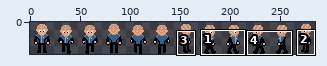
A sprite sheet gets an edit: Orville/Assets/AllCharacters/Characters/Bortus.png. The first picture is a wide view before the edit; the outline marks the close-up.
Close-up. Earlier state:
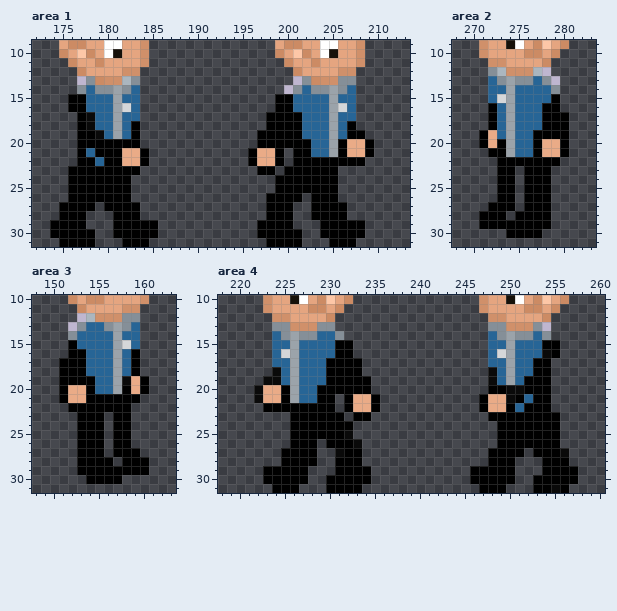
The file is 288x32 pixels. Colours within 5 levels of each other are drawn and written as one. Shown: area 1: x 172..213, y 9..31; area 2: x 268..283, y 9..31; area 3: x 148..163, y 10..31; area 4: x 218..260, y 10..31. The wide view leaves out empty margins. The commit also changed other parts of the picture, which this record leaves out.
New version:
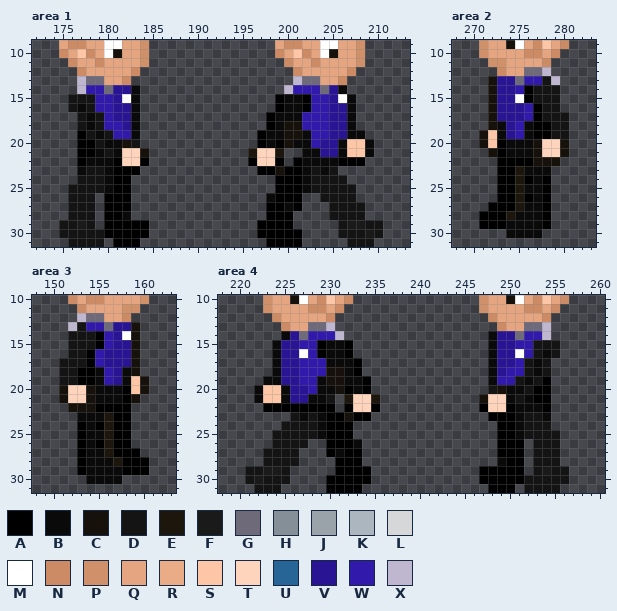
Palette (. is transparent): A #000000  B #0a0a0a  C #16110a  D #141414  E #1c160d  F #1a1a1a  G #6f6a79  H #858f98  J #9ba3aa  K #abb6bf  L #d5d7d9  M #ffffff  N #cc8b64  P #d0906a  Q #e5a580  R #eaab87  S #fdc7a7  T #fed5bc  U #276596  V #291594  W #3019ab  X #bfb6d0
The exact change:
Changed rows in their new state; - is an unchanged pixel.
Area 1:
first column x 174:
12 --------QN----------------------QN---
13 ----GGQQN.------------------GGQQN.---
14 ---XWWGVVB-----------------WWWGVB.---
15 --DDDWWVMB----------------BBAWWVMB---
16 --DBDWWVVB----------------BBAWWVVB---
17 ---D-DWVVB---------------BBBWWWVVB---
18 ---D-DWWVB---------------BCCWWWVVB---
19 ----D-DWWB--------------BBCCBWWVVBB--
20 -----DBBCD--------------B-CBBWVVBSSB-
21 ----ABDBTTC-----------ETTE-.BBVVBSSB-
22 ----BBB-TT-------------TT---BBBB-----
23 --.BDDB------------------C--BDBD-----
24 --.DDDB---------------------BDDDD----
25 --DDDDB---------------------BDDDDD---
26 --DDD.------------------B----.DDDD---
27 -.DDD----.----------------BA-..DDDD--
28 -.DDD-A-B.-------------------..DDDD--
29 .DDFD-A----.------------------..DFFDD
30 .DDDDDA----.------------------..DDDFD
31 -.DDDD-A--.--------------------..DDD-
Area 2:
first column x 271:
12 -.NQQGG---
13 -CVVGWWD--
14 -CVVWADDD-
15 -CVVMADDD-
16 -CVVVWADD-
17 -CVVVWADDD
18 -CBVWBA-DD
19 CSBVWB--DD
20 CS-BBBCTTC
21 -C-BBBCTTC
22 ------CCC-
23 ----EBBB--
24 ----E-B---
25 ----EBB---
26 ----E-B---
27 ----EBB---
28 ---EBBB---
29 ---BBBB---
30 ---BBBB---
Area 3:
first column x 151:
12 ---GGQQN.-
13 --DWWGVVC-
14 -DDDAWVMC-
15 -DDDAWVVC-
16 -DDAWVVVC-
17 DDDAWVVVC-
18 DD-ABWVBC-
19 DD--BWV-SC
20 CTTCBBB-SC
21 CTTCBBB-C-
22 -CCC------
23 --BBBE----
24 ---B-E----
25 ---BBE----
26 ---B-E----
27 ---BBE----
28 ---BBBE---
29 ---BBBB---
30 ---BBBB---
Area 4:
first column x 221:
12 ---NQ----------------------NQ--------
13 ---.NQQGGX-----------------.NQQGG----
14 ---.BVGWWWX----------------BVVGWWX---
15 ---BVVWWABB----------------BVVWWDDD--
16 ---BVVMWABB----------------BVVMWD-D--
17 ---BVVWWWBBB---------------BVVWDBD---
18 ----VVWWWCCB----------------VWWDBD---
19 ----VVWWBCCBB---------------WWDBD----
20 --SSBVVWBBC-B--------------DC--D-----
21 --SSBVVBBD-ETTE-----------CTT-DB-----
22 ------------TT-------------TT-BBB----
23 -----DBDB--C------------------BDDB.--
24 ----DDDDB---------------------BDDD.--
25 ---DDDDDB--A------------------BDDDD--
26 ---DDDD.-----------------------.DDD--
27 --DDDD..-A-----------------.----DDD.-
28 --DDDD..-------------------.B-A-DDD.-
29 DDFFD..------------------.----A-DFDD.
30 DFDDD..------------------.----ADDDDD.
31 -DDD..--------------------.--A-DDDD.-
Changed places in both close-ups, as pixel boxes (x1, y1, x2, y2):
changed: (50, 67, 158, 247)
changed: (248, 67, 383, 247)
changed: (479, 67, 569, 238)
changed: (59, 313, 149, 484)
changed: (245, 313, 380, 493)
changed: (470, 313, 578, 493)
